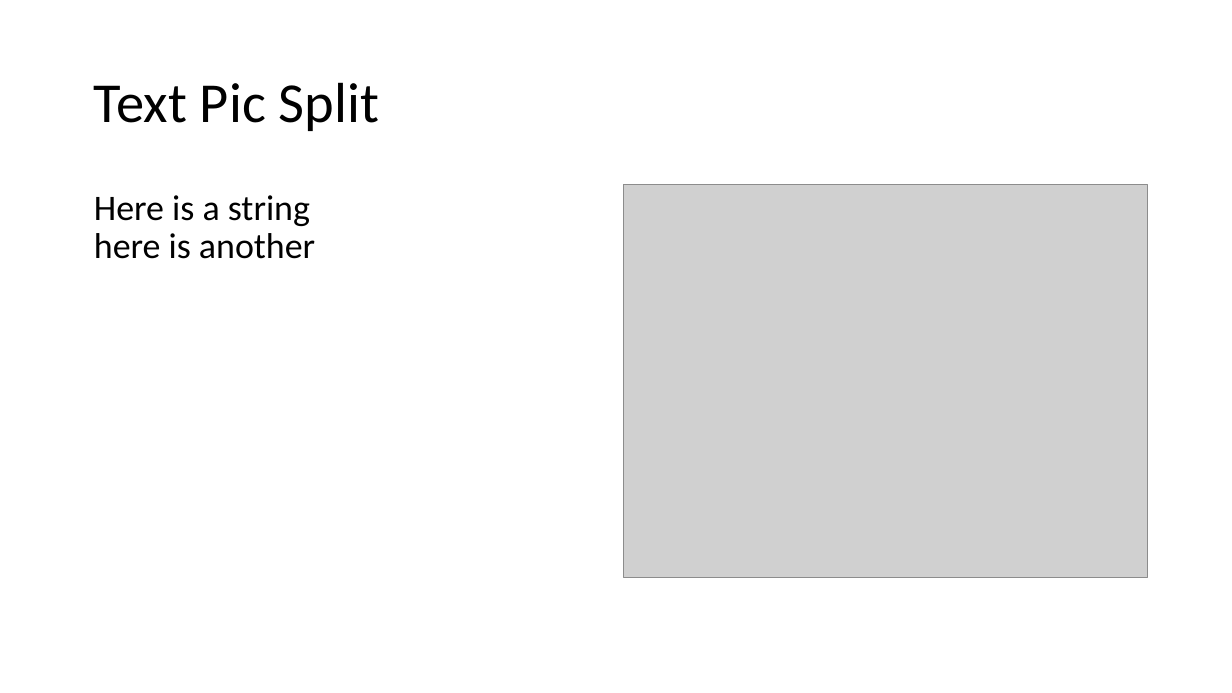
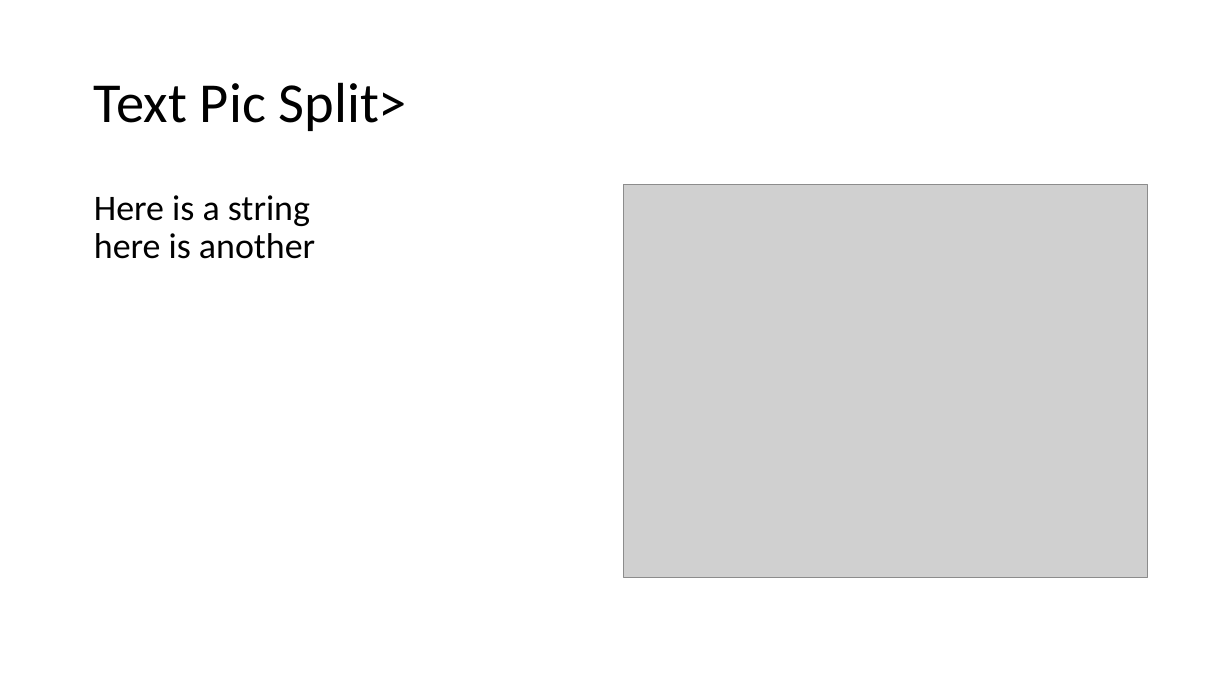
Before and after one commit to isabella232/powerpoint, a slide deck: slide 5 of samples/pptx/sample.pptx. Drawn at 1232x693 pixels with LibreOffice and Linux fonts; fonts in the diff are those of the drawing; grey boxes stand for pictures. Boxes give left, top, right and bottom in pixels: in the first picture for what was removed or moved away, otherwise in the second. Text is boxed around its words. In the diff, an @@ line names an element or a change of style, - is before the commit and + after.

Commit message:
escape text in templates

```diff
--- a/samples/pptx/sample.pptx
+++ b/samples/pptx/sample.pptx
@@ title at box(94, 82, 407, 131): text changed @@
-Text Pic Split
+Text Pic Split>
```
Also in this commit, not shown: 12 other slides changed, 7 other files.
